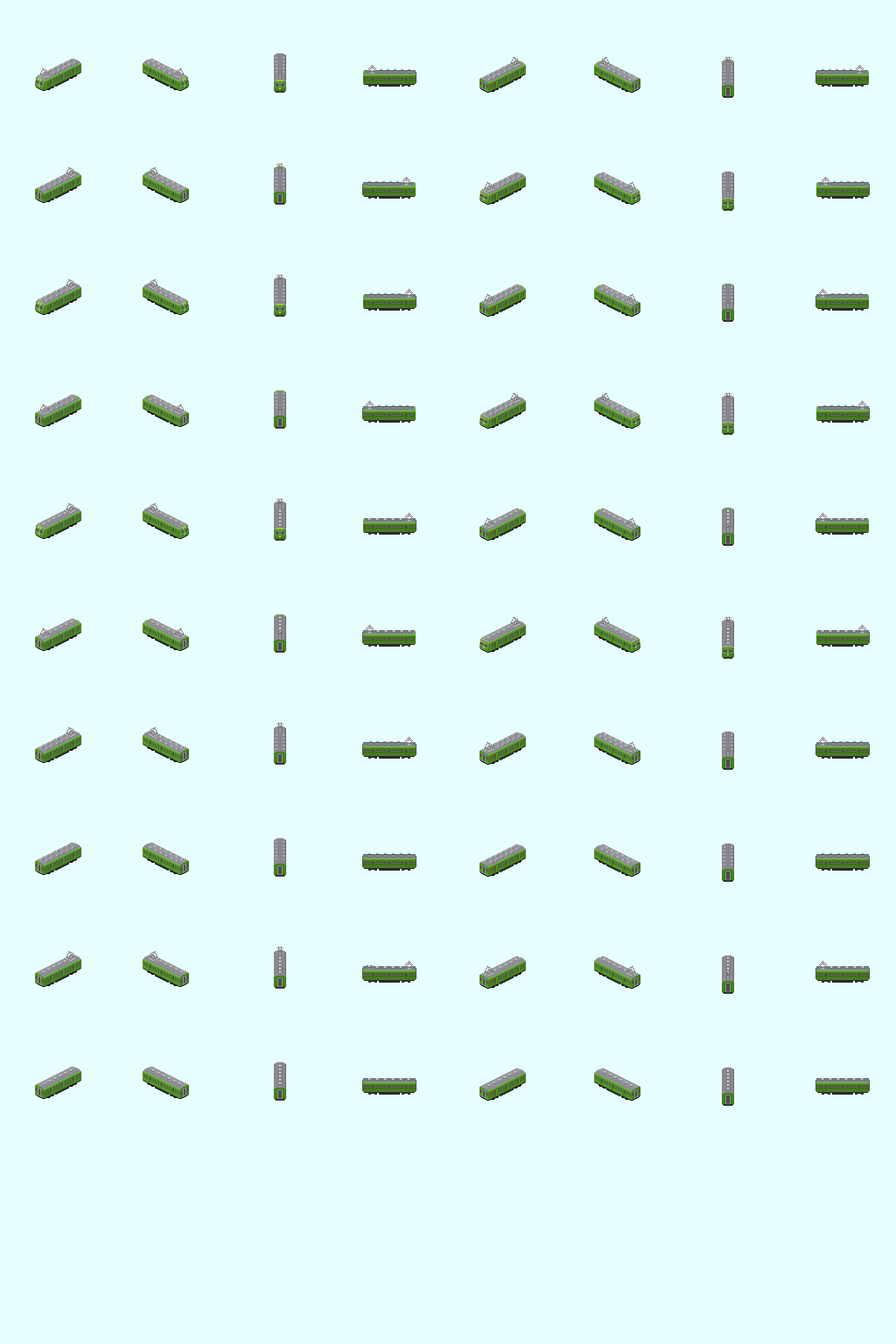
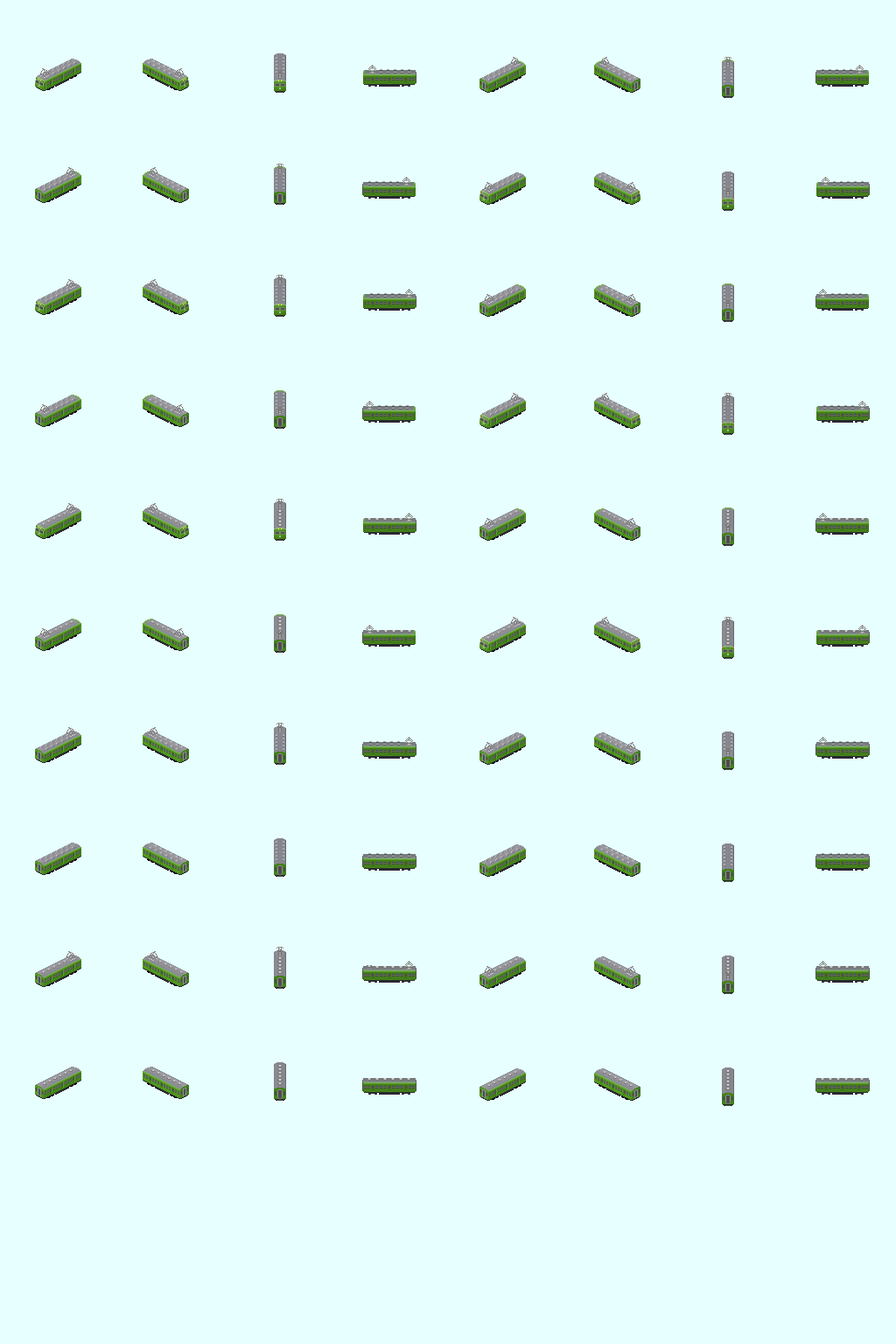
The second (896, 1344) image is a revision of the first. Changes to its layers:
pixels changed over (274, 88, 733, 1101) (layer not identified)
